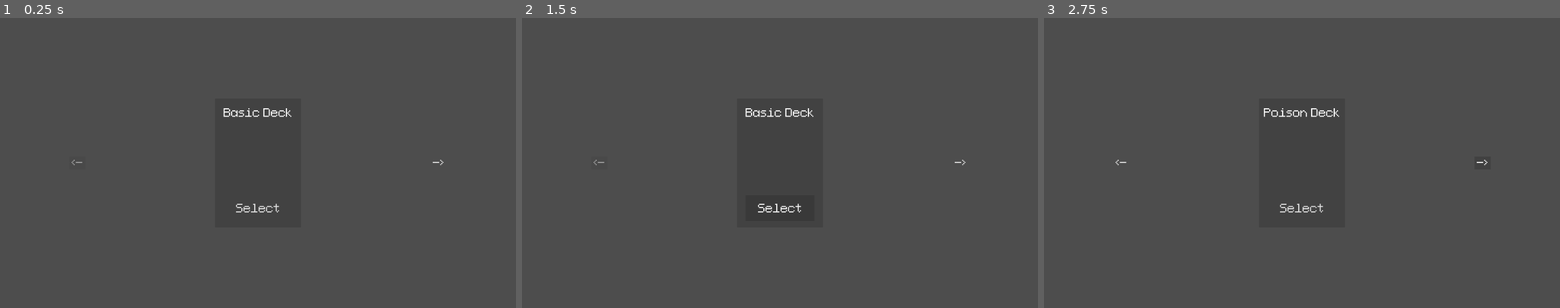
Above: before the commit, frames 1-3 (left to right).
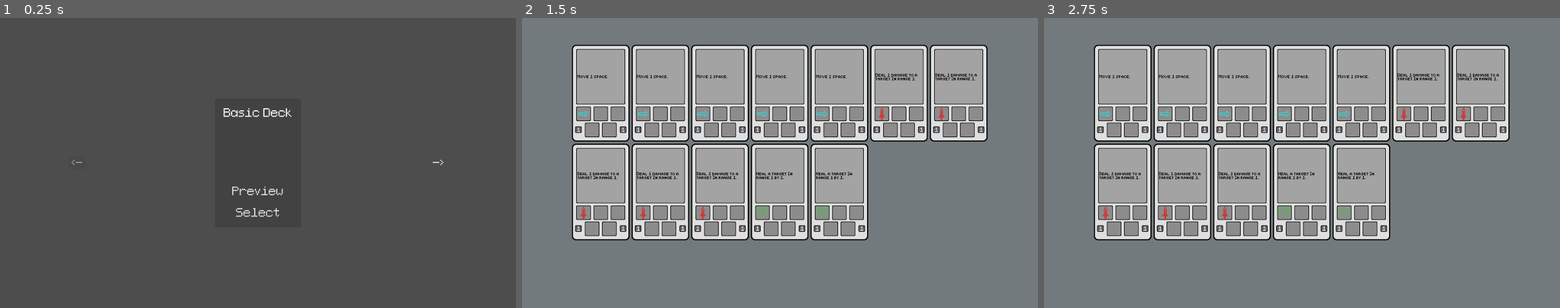
Above: after the commit, the same moments.

Repository: CattacoCattaco/strategy-deckbuilder-roguelike
Game: Godot game, scene res://deck_selection_screen/deck_selection_screen.tscn
Two runs of this game, one before a commit and one after it. Both use one fixed random seed, a clock stepped at 60 frames per second and the inputs below.
Inputs (mouse positions are in pixels of both pictures, inside the frame that each line leads up to):
- Up to frame 1 (0.25 s): no input
- Up to frame 2 (1.5 s): click (780, 192) at 0.5 s, where only the run after the commit has a clickable "Preview"; click "Select" at 1.25 s
- Up to frame 3 (2.75 s): click "—>" at 2 s

The runs differ from the first frame. In frame 1, 0.3% of the frame differs, in the area x 45-55%, y 58-69%; in frame 2, 97%; in frame 3, 97%, in the area x 0-100%, y 0-100%.

Commit message:
Add Deck Preview
You can now preview a deck before choosing it

Diff:
--- a/deck_manipulation_screen/deck_manipulation_screen.gd
+++ b/deck_manipulation_screen/deck_manipulation_screen.gd
@@ -34,7 +34,7 @@
 			var deck_view: DeckView = deck_view_scene.instantiate()
 			add_child(deck_view)
 			deck_view.set_anchors_preset(Control.PRESET_CENTER)
-			deck_view.world_map = world_map
+			deck_view.full_deck = world_map.player_deck
 			deck_view.show_deck()
 
 
--- a/deck_selection_screen/deck_selection_screen.gd
+++ b/deck_selection_screen/deck_selection_screen.gd
@@ -91,9 +91,11 @@
 	]),
 ]
 
+@export var deck_view_scene: PackedScene
 @export var world_map_scene: PackedScene
 
 @export var deck_name_label: Label
+@export var preview_button: Button
 @export var select_button: Button
 @export var previous_button: Button
 @export var next_button: Button
@@ -104,6 +106,7 @@
 func _ready() -> void:
 	previous_button.disabled = true
 	previous_button.pressed.connect(_previous_deck)
+	preview_button.pressed.connect(_preview_deck)
 	next_button.pressed.connect(_next_deck)
 	_update_current_deck()
 
@@ -130,10 +133,12 @@
 	_update_current_deck()
 
 
-func _update_current_deck() -> void:
-	var deck: StarterDeckData = DECKS[current_deck_index]
-	deck_name_label.text = deck.deck_name
-	select_button.pressed.connect(_choose_deck.bind(deck.cards))
+func _preview_deck() -> void:
+	var deck_view: DeckView = deck_view_scene.instantiate()
+	add_child(deck_view)
+	deck_view.set_anchors_preset(Control.PRESET_CENTER)
+	deck_view.full_deck = DECKS[current_deck_index].cards
+	deck_view.show_deck()
 
 
 func _choose_deck() -> void:
@@ -144,3 +149,9 @@
 
 	get_tree().root.add_child(world_map)
 	queue_free()
+
+
+func _update_current_deck() -> void:
+	var deck: StarterDeckData = DECKS[current_deck_index]
+	deck_name_label.text = deck.deck_name
+	select_button.pressed.connect(_choose_deck.bind(deck.cards))
--- a/deck_selection_screen/deck_selection_screen.tscn
+++ b/deck_selection_screen/deck_selection_screen.tscn
@@ -1,6 +1,7 @@
-[gd_scene load_steps=6 format=3 uid="uid://ctg8erda034nl"]
+[gd_scene load_steps=7 format=3 uid="uid://ctg8erda034nl"]
 
 [ext_resource type="Script" uid="uid://b257j2086s2a0" path="res://deck_selection_screen/deck_selection_screen.gd" id="1_alses"]
+[ext_resource type="PackedScene" uid="uid://ddr5jt22gsudo" path="res://deck_view/deck_view.tscn" id="2_cmc68"]
 [ext_resource type="PackedScene" uid="uid://4gq17h5jwwyb" path="res://world_map/world_map.tscn" id="2_wo7o8"]
 [ext_resource type="FontFile" uid="uid://dcmcrpk7us45q" path="res://font/Wild Jam 87 Font.ttf" id="3_8xbyr"]
 [ext_resource type="Theme" uid="uid://cb7yvbnqqc1l" path="res://buttons/flat_button.tres" id="4_cmc68"]
@@ -8,7 +9,7 @@
 [sub_resource type="LabelSettings" id="LabelSettings_6ggko"]
 font = ExtResource("3_8xbyr")
 
-[node name="DeckSelectionScreen" type="Control" node_paths=PackedStringArray("deck_name_label", "select_button", "previous_button", "next_button")]
+[node name="DeckSelectionScreen" type="Control" node_paths=PackedStringArray("deck_name_label", "preview_button", "select_button", "previous_button", "next_button")]
 layout_mode = 3
 anchors_preset = 15
 anchor_right = 1.0
@@ -16,8 +17,10 @@
 grow_horizontal = 2
 grow_vertical = 2
 script = ExtResource("1_alses")
+deck_view_scene = ExtResource("2_cmc68")
 world_map_scene = ExtResource("2_wo7o8")
 deck_name_label = NodePath("DeckOption/BG/NameLabel")
+preview_button = NodePath("DeckOption/BG/PreviewButton")
 select_button = NodePath("DeckOption/BG/SelectButton")
 previous_button = NodePath("Previous")
 next_button = NodePath("Next")
@@ -62,6 +65,25 @@
 horizontal_alignment = 1
 vertical_alignment = 1
 
+[node name="PreviewButton" type="Button" parent="DeckOption/BG"]
+z_index = 2
+layout_mode = 1
+anchors_preset = 7
+anchor_left = 0.5
+anchor_top = 1.0
+anchor_right = 0.5
+anchor_bottom = 1.0
+offset_left = -64.0
+offset_top = -84.0
+offset_right = 64.0
+offset_bottom = -52.0
+grow_horizontal = 2
+grow_vertical = 0
+size_flags_horizontal = 3
+size_flags_vertical = 3
+theme = ExtResource("4_cmc68")
+text = "Preview"
+
 [node name="SelectButton" type="Button" parent="DeckOption/BG"]
 z_index = 2
 layout_mode = 1
@@ -71,7 +93,7 @@
 anchor_right = 0.5
 anchor_bottom = 1.0
 offset_left = -64.0
-offset_top = -60.0
+offset_top = -44.0
 offset_right = 64.0
 offset_bottom = -12.0
 grow_horizontal = 2
--- a/deck_view/deck_view.gd
+++ b/deck_view/deck_view.gd
@@ -7,7 +7,8 @@
 @export var focus_card_holder: ColorRect
 @export var focus_card: Card
 
-var world_map: WorldMap
+var full_deck: Array[CardData]
+var source: Node
 
 
 func _ready() -> void:
@@ -41,7 +42,7 @@
 
 
 func show_deck() -> void:
-	for card_data in world_map.player_deck:
+	for card_data in full_deck:
 		var card: Card = card_scene.instantiate()
 
 		card.card_data = card_data
--- a/tile_grid/tile_grid.gd
+++ b/tile_grid/tile_grid.gd
@@ -113,7 +113,7 @@
 			var deck_view: DeckView = deck_view_scene.instantiate()
 			add_child(deck_view)
 			deck_view.set_anchors_preset(Control.PRESET_CENTER)
-			deck_view.world_map = world_map
+			deck_view.full_deck = world_map.player_deck
 			deck_view.show_deck()
 
 
--- a/world_map/world_map.gd
+++ b/world_map/world_map.gd
@@ -59,7 +59,7 @@
 			var deck_view: DeckView = deck_view_scene.instantiate()
 			add_child(deck_view)
 			deck_view.set_anchors_preset(Control.PRESET_CENTER)
-			deck_view.world_map = self
+			deck_view.full_deck = player_deck
 			deck_view.show_deck()
 
 
